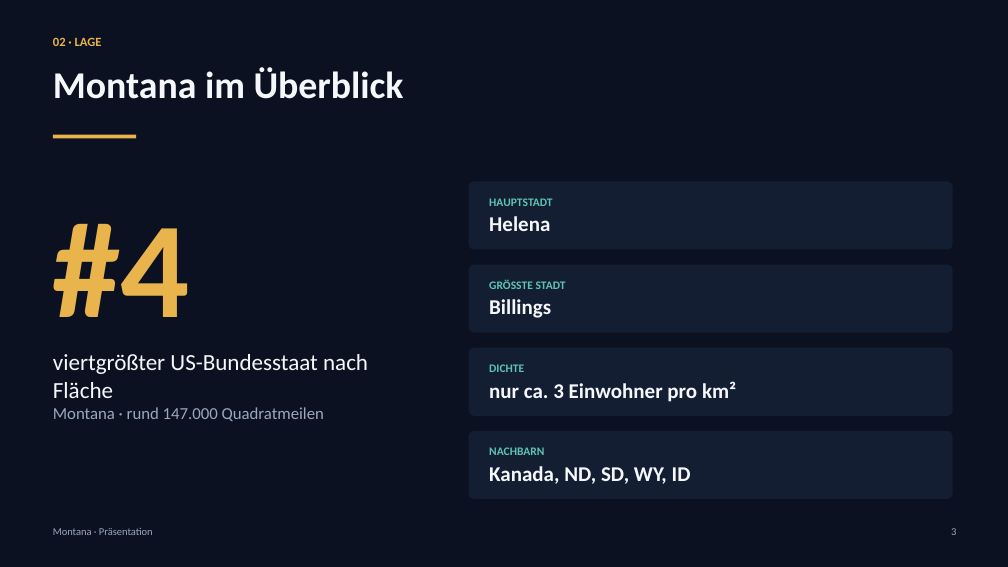
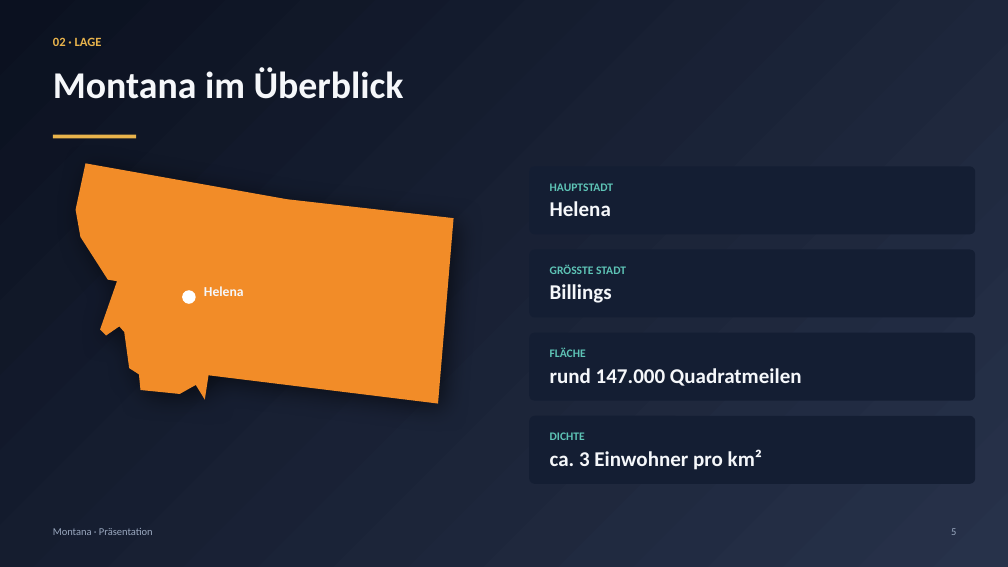
Before and after one commit to jonas050210/Powerpoint-montana, a slide deck: slide 5 of praesentation/Montana.pptx (slide 3 before the commit). Drawn at 1008x567 pixels with LibreOffice and Linux fonts; fonts in the diff are those of the drawing. Boxes give left, top, right and bottom in pixels: in the first picture for what was removed or moved away, otherwise in the second. Text is boxed around its words. In the diff, an @@ line names an element or a change of style, - is before the commit and + after.

Commit message:
Neuer Auftakt mit Morph (USA-Karte, Montana-Zoom) und Morph-Show über alle Folien

```diff
--- a/praesentation/Montana.pptx
+++ b/praesentation/Montana.pptx
@@ background #0B1120 to gradient #0B1120 to #27324A @@
@@ freeform shape added at (x1=76, y1=163, x2=454, y2=404), fill #F28C28 @@
@@ rounded rectangle "HAUPTSTADT" resized from (x1=469, y1=181, x2=953, y2=250) to (x1=529, y1=166, x2=975, y2=234) @@
@@ text removed at (x1=53, y1=223, x2=190, y2=317) @@
-#4
@@ rounded rectangle "GRÖSSTE STADT" resized from (x1=469, y1=265, x2=953, y2=333) to (x1=529, y1=250, x2=975, y2=318) @@
@@ ellipse added at (x1=182, y1=290, x2=196, y2=304), fill #FFFFFF @@
@@ text added at (x1=204, y1=286, x2=244, y2=296), 13 pt, text #F5F7FA, bold @@
+Helena
@@ text removed at (x1=53, y1=354, x2=368, y2=421) @@
-viertgrößter US-Bundesstaat nach Fläche
-Montana · rund 147.000 Quadratmeilen
@@ rounded rectangle added at (x1=529, y1=333, x2=975, y2=401), fill #141E33, 20 pt, text #F5F7FA, bold @@
+FLÄCHE
+rund 147.000 Quadratmeilen
@@ rounded rectangle "DICHTE" resized from (x1=469, y1=348, x2=953, y2=416) to (x1=529, y1=416, x2=975, y2=484) @@
@@ rounded rectangle removed at (x1=469, y1=431, x2=953, y2=499) @@
-NACHBARN
-Kanada, ND, SD, WY, ID
@@ text in rounded rectangle at (x1=550, y1=449, x2=762, y2=470): text changed @@
-nur ca. 3 Einwohner pro km²
+ca. 3 Einwohner pro km²
@@ text at (x1=951, y1=528, x2=956, y2=535): text changed @@
-3
+5
```
Also in this commit, not shown: 10 other slides changed, 3 slides added, 3 other files.
